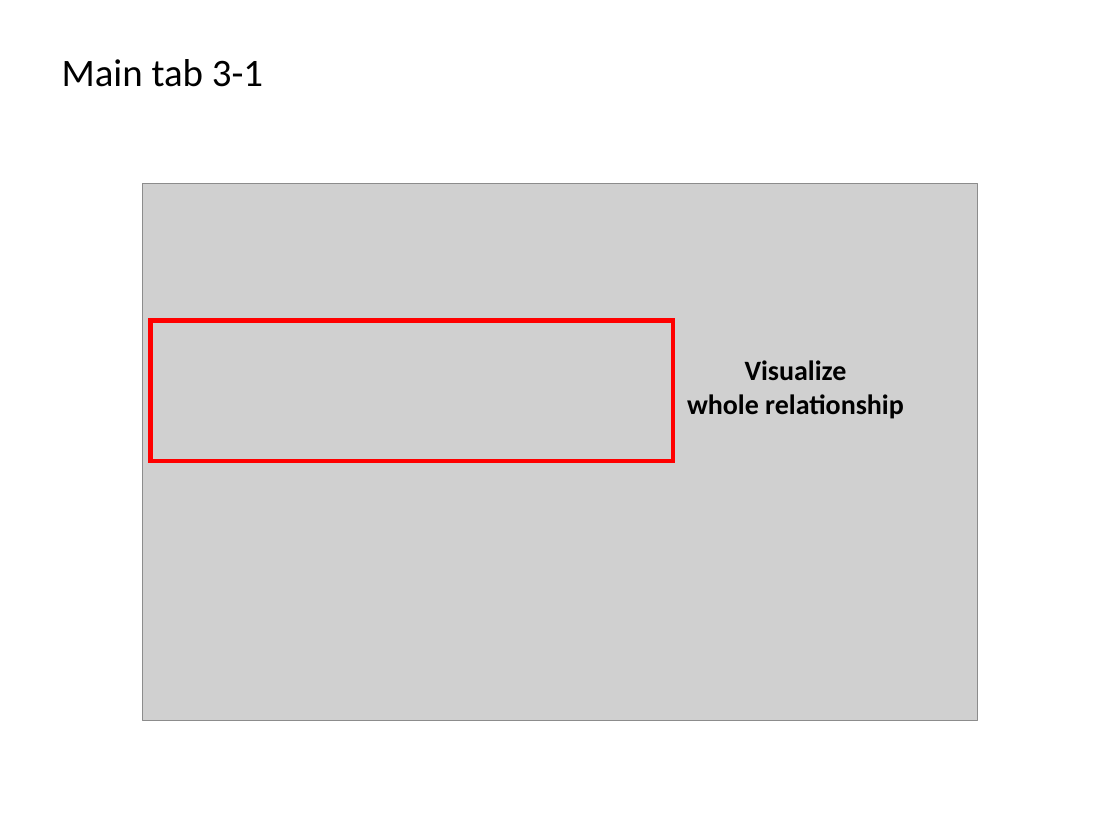
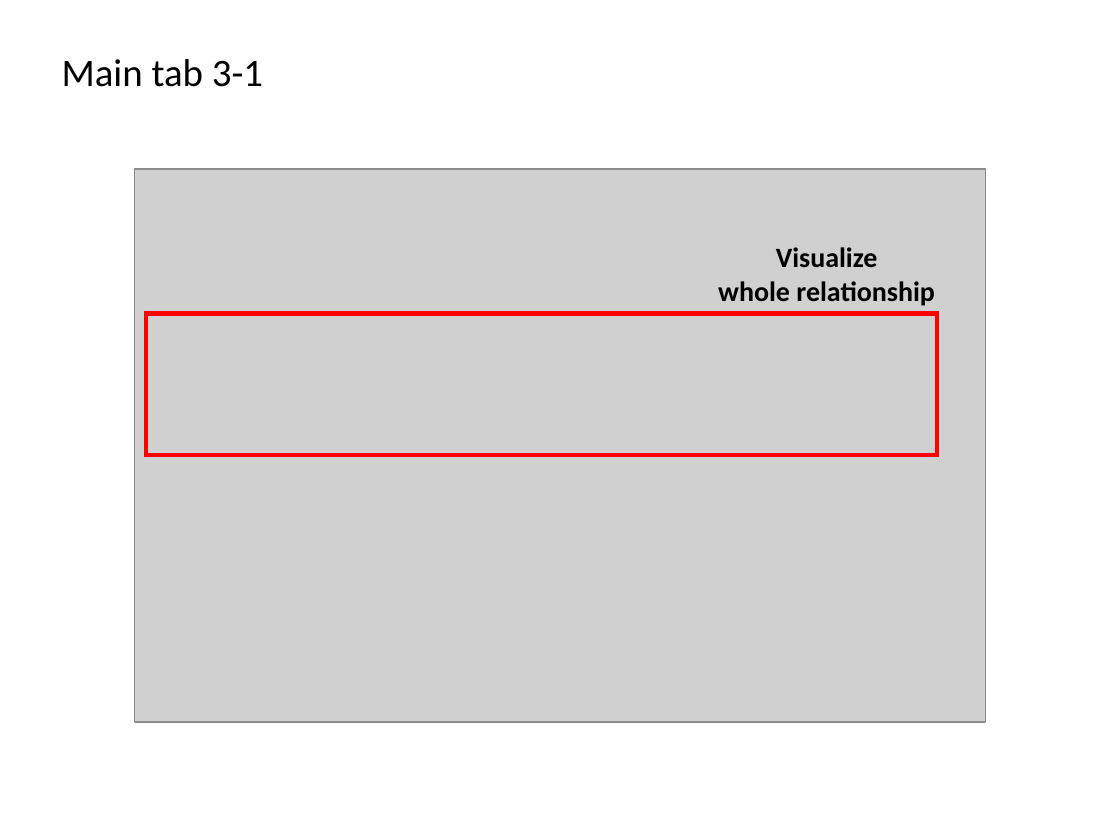
Before and after one commit to hy2850/CS360-HOEP-Project, a slide deck: slide 28 of v20181203 Final Presentation.pptx (slide 27 before the commit). Drawn at 1120x840 pixels with LibreOffice and Linux fonts; fonts in the diff are those of the drawing; grey boxes stand for pictures. Boxes give left, top, right and bottom in pixels: in the first picture for what was removed or moved away, otherwise in the second. Text is boxed around its words. In the diff, an @@ line names an element or a change of style, - is before the commit and + after.

```diff
--- a/v20181203 Final Presentation.pptx
+++ b/v20181203 Final Presentation.pptx
@@ picture: place and size @@
-picture at (142, 184, 978, 720)
+picture at (134, 169, 984, 722)
@@ text "Visualize": place and size @@
-text "Visualize" at (687, 360, 904, 419)
+text "Visualize" at (718, 247, 935, 306)
@@ rectangle: place and size @@
-rectangle at (151, 320, 673, 461)
+rectangle at (146, 314, 936, 456)
```
Also in this commit, not shown: 7 other slides changed, 1 slide added, 3 other files.
